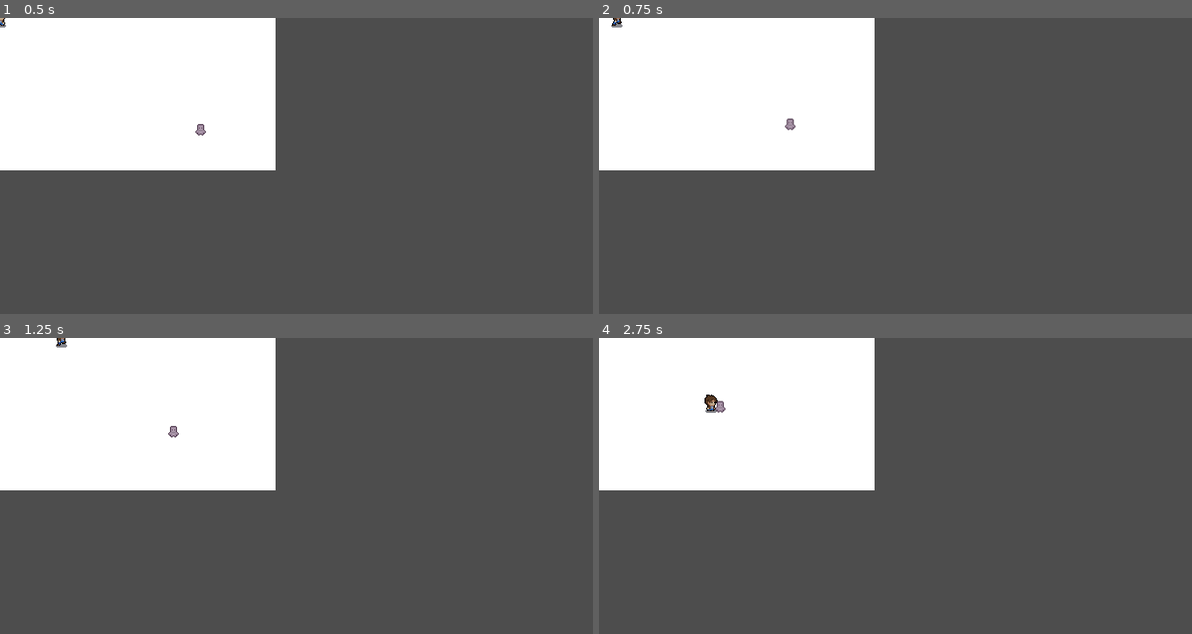
Above: before the commit, frames 1-4 (two rows, left to right).
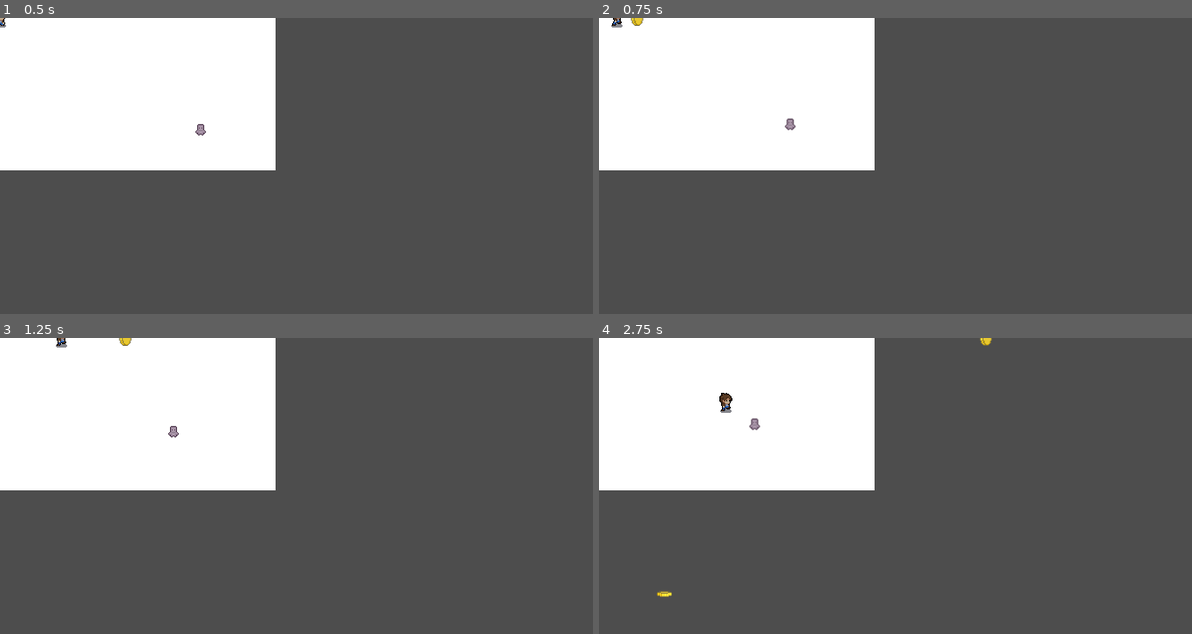
Above: after the commit, the same moments.

Repository: emyeatGrass/ConUhacksX
Game: Godot game, scene res://scenes/main.tscn
The game is run twice, just before and just after one commit, with the same random seed, the same clock (stepped at 60 frames per second) and the same inputs.
Inputs:
- Up to frame 1 (0.5 s): no input
- Up to frame 2 (0.75 s): hold Right (move_right) from 0.53 s (still down); tap Space (shoot) at 0.6 s
- Up to frame 3 (1.25 s): keep holding Right (move_right)
- Up to frame 4 (2.75 s): release Right (move_right) at 1.28 s; hold Down (move_down) 1.28-2.03 s; tap Space (shoot) at 1.35, 2.1 s; hold Right (move_right) from 2.03 s (still down)

Frame 1 is identical in both runs. In frame 2, less than 0.1% of the frame differs, in the area x 5-8%, y 0-3%; in frame 3, less than 0.1%; in frame 4, 0.4%, in the area x 9-67%, y 0-88%.
Error before the commit: Attempt to call function 'get_coin' in base 'null instance' on a null instance. (res://scripts/player.gd:56)

Commit message:
Coins can now hit crackheads

Diff:
--- a/lost-and-jammed/scenes/crackhead.gd
+++ /dev/null
@@ -1,8 +0,0 @@
-extends CharacterBody2D
-
-@onready var player = get_node("/root/World/Player")
-
-func _physics_process(delta):
-	var direction = global_position.direction_to(player.global_position)
-	velocity = direction * 50
-	move_and_slide()
--- a/lost-and-jammed/scenes/crackhead.tscn
+++ b/lost-and-jammed/scenes/crackhead.tscn
@@ -1,6 +1,6 @@
 [gd_scene load_steps=17 format=3 uid="uid://dnryr48b02fs5"]
 
-[ext_resource type="Script" uid="uid://bm6hd0nayytlk" path="res://scenes/crackhead.gd" id="1_ffxdd"]
+[ext_resource type="Script" uid="uid://bm6hd0nayytlk" path="res://scripts/crackhead.gd" id="1_ffxdd"]
 [ext_resource type="Texture2D" uid="uid://bsfnc5ykm87cc" path="res://assets/characters/prototype_character.png" id="1_t41bf"]
 
 [sub_resource type="AtlasTexture" id="AtlasTexture_ffxdd"]
@@ -117,3 +117,6 @@
 
 [node name="CollisionShape2D" type="CollisionShape2D" parent="."]
 shape = SubResource("RectangleShape2D_t41bf")
+
+[node name="VisibleOnScreenNotifier2D" type="VisibleOnScreenNotifier2D" parent="."]
+rect = Rect2(-16, -16, 32, 32)
--- a/lost-and-jammed/scenes/main.tscn
+++ b/lost-and-jammed/scenes/main.tscn
@@ -1,7 +1,8 @@
-[gd_scene load_steps=3 format=3 uid="uid://b2418ug06duow"]
+[gd_scene load_steps=4 format=3 uid="uid://b2418ug06duow"]
 
 [ext_resource type="PackedScene" uid="uid://bc7h7p2w1qrxo" path="res://scenes/player.tscn" id="1_o5qli"]
-[ext_resource type="PackedScene" uid="uid://dnryr48b02fs5" path="res://scenes/crackhead.tscn" id="2_0wfyh"]
+[ext_resource type="PackedScene" path="res://scenes/crackhead.tscn" id="2_0wfyh"]
+[ext_resource type="PackedScene" uid="uid://di837qgcnqbmv" path="res://scenes/coin_pool.tscn" id="3_sugp2"]
 
 [node name="World" type="Node2D"]
 
@@ -16,3 +17,5 @@
 
 [node name="Crackhead" parent="." instance=ExtResource("2_0wfyh")]
 position = Vector2(252, 140)
+
+[node name="CoinPool" parent="." instance=ExtResource("3_sugp2")]
--- a/lost-and-jammed/scripts/coin.gd
+++ b/lost-and-jammed/scripts/coin.gd
@@ -10,6 +10,11 @@
 	set_deferred("monitoring", false)
 	# Return to pool when the coin leaves the visible screen.
 	_screen_notifier.screen_exited.connect(_on_screen_exited)
+	body_entered.connect(_on_body_entered)
+	# If the notifier has a zero rect (common when edited in text),
+	# it will instantly count as "off-screen". Give it a reasonable default.
+	if _screen_notifier.rect.size == Vector2.ZERO:
+		_screen_notifier.rect = Rect2(-16, -16, 32, 32)
 
 
 # Called every frame. 'delta' is the elapsed time since the previous frame.
@@ -33,3 +38,15 @@
 
 func _on_screen_exited() -> void:
 	despawn()
+
+
+func _on_body_entered(body: Node2D) -> void:
+	# Notify enemies/NPCs and return this coin to the pool.
+	# (The pool treats "hidden" coins as available.)
+	# Ignore hitting the player immediately on spawn.
+	var player := get_node_or_null("/root/World/Player")
+	if body == player:
+		return
+	if body.has_method("hit_by_coin"):
+		body.call("hit_by_coin")
+	despawn()
--- /dev/null
+++ b/lost-and-jammed/scripts/crackhead.gd
@@ -0,0 +1,38 @@
+extends CharacterBody2D
+
+@export var chase_speed := 50.0
+@export var flee_speed := 80.0
+
+@onready var player: Node2D = get_node_or_null("/root/World/Player")
+@onready var _screen_notifier: VisibleOnScreenNotifier2D = $VisibleOnScreenNotifier2D
+
+var _fleeing := false
+
+func _ready() -> void:
+	# Only despawn after being hit (while fleeing).
+	_screen_notifier.screen_exited.connect(_on_screen_exited)
+
+func _physics_process(_delta: float) -> void:
+	if player == null:
+		return
+
+	var direction: Vector2
+	if _fleeing:
+		# Move away from the player.
+		direction = player.global_position.direction_to(global_position)
+		velocity = direction * flee_speed
+	else:
+		# Default behavior: chase player until hit.
+		direction = global_position.direction_to(player.global_position)
+		velocity = direction * chase_speed
+
+	move_and_slide()
+
+
+func hit_by_coin() -> void:
+	_fleeing = true
+
+
+func _on_screen_exited() -> void:
+	if _fleeing:
+		queue_free()
--- a/lost-and-jammed/scripts/new_script.gd
+++ /dev/null
@@ -1 +0,0 @@
-extends Node
--- a/lost-and-jammed/scripts/player.gd
+++ b/lost-and-jammed/scripts/player.gd
@@ -55,8 +55,9 @@
 func shoot() -> void:
 	var coin = coin_pool.get_coin()
 	if coin:
+		var aim_dir: Vector2 = direction_to_vector.get(last_direction, Vector2.RIGHT)
 		coin.reset()
-		coin.global_position = global_position
-		var aim_dir: Vector2 = direction_to_vector.get(last_direction, Vector2.RIGHT)
+		# Spawn a bit in front so it doesn't collide with the player instantly.
+		coin.global_position = global_position + aim_dir * 12.0
 		coin.global_rotation = aim_dir.angle()
 		#audio_manager.play_gunshot()
Renamed: lost-and-jammed/scenes/crackhead.gd.uid -> lost-and-jammed/scripts/crackhead.gd.uid
Not shown, removed: lost-and-jammed/scripts/new_script.gd.uid
